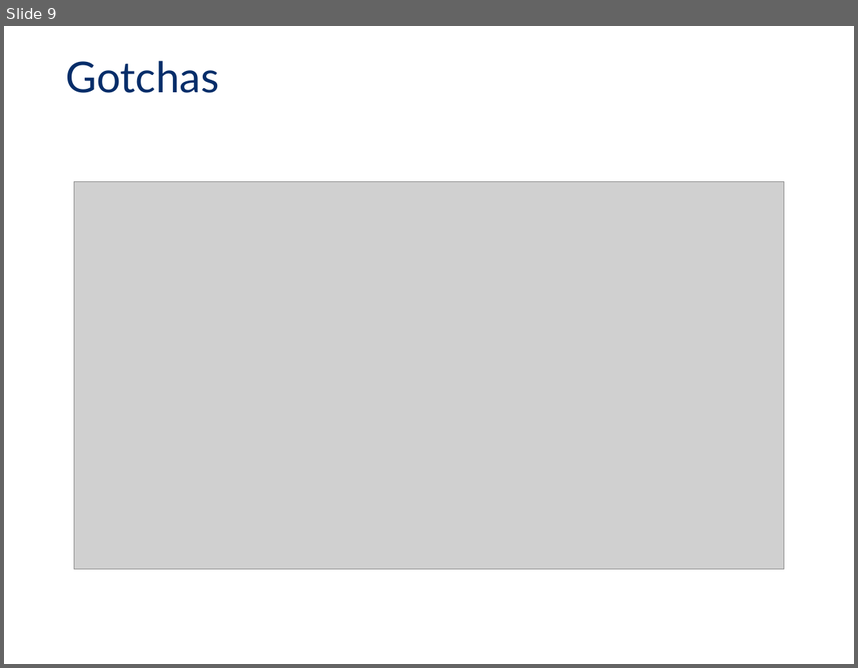
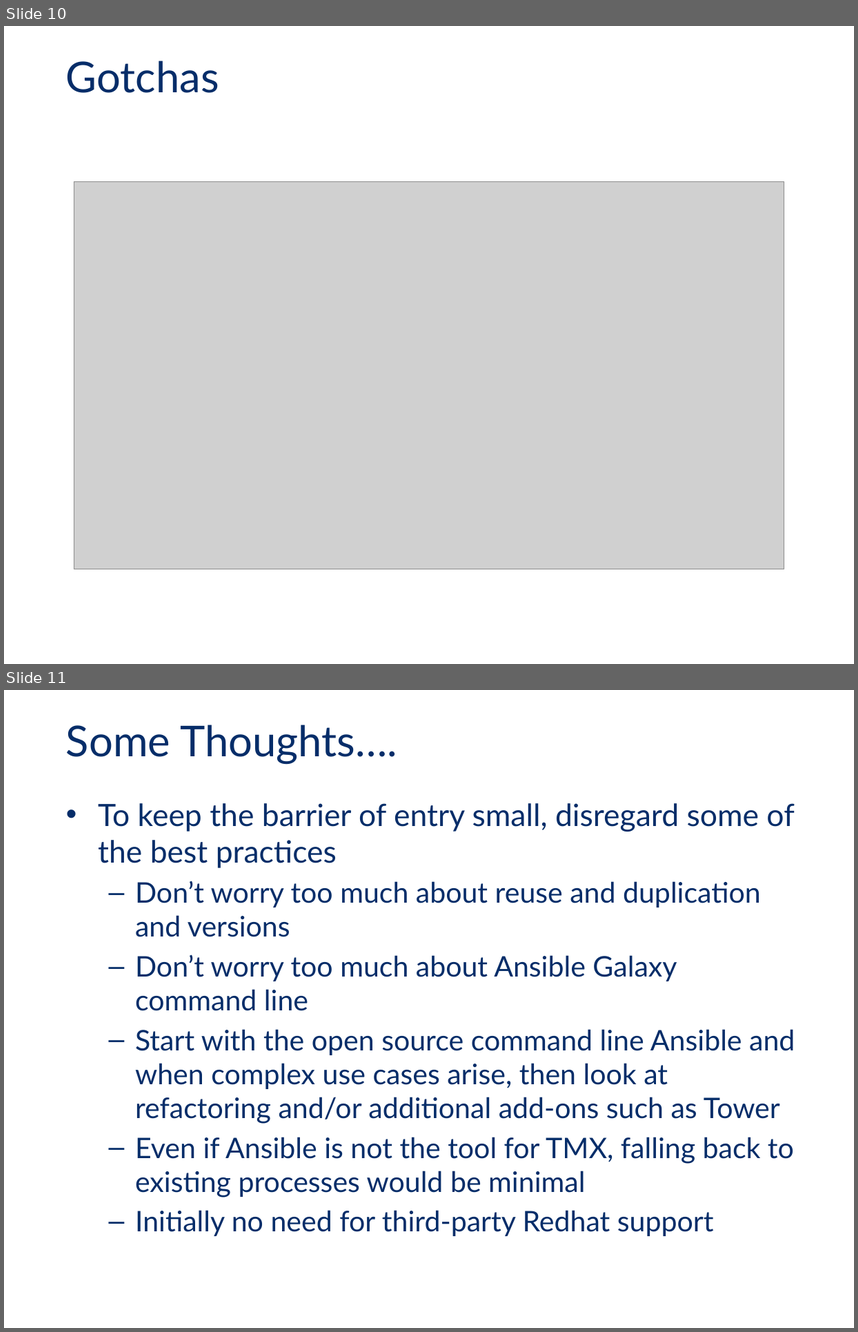
Before and after one commit to sarlindo/ansibledemo, a slide deck: TMX_Ansible_KnowledgeSharing.pptx. Shown one above the other, each under a label of ours: slide 9 before the commit, slides 10 and 11 after it. The pictures are 858x668 and 858x1332 pixels, drawn with LibreOffice and Linux fonts; fonts in the diff are those of the drawing; grey boxes stand for pictures; background and template pictures are left out. Boxes give left, top, right and bottom in pixels: in the first picture for what was removed or moved away, otherwise in the second. Text is boxed around its words. In the diff, an @@ line names an element or a change of style, - is before the commit and + after.

```diff
--- a/TMX_Ansible_KnowledgeSharing.pptx
+++ b/TMX_Ansible_KnowledgeSharing.pptx
@@ slide 11 added at box(4, 690, 854, 1328), background picture (left out) @@
@@ title added at box(66, 724, 397, 764), 36 pt, text #062D69 @@
+Some Thoughts….
@@ text added at box(98, 803, 795, 1236), 24 pt, text #062D69 @@
+• To keep the barrier of entry small, disregard some of the best practices
+  – Don’t worry too much about reuse and duplication and versions
+  – Don’t worry too much about Ansible Galaxy command line
+  – Start with the open source command line Ansible and when complex use cases arise, then look at refactoring and/or additional add-ons such as Tower
+  – Even if Ansible is not the tool for TMX, falling back to existing processes would be minimal
+  – Initially no need for third-party Redhat support
@@ page number added at box(4, 1295, 58, 1328), 12 pt, text #FFFFFF @@
+11
@@ what was slide 9 is now slide 10 @@
```
Also in this commit, not shown: 5 slides changed, 4 other slides added, 1 slide removed.
